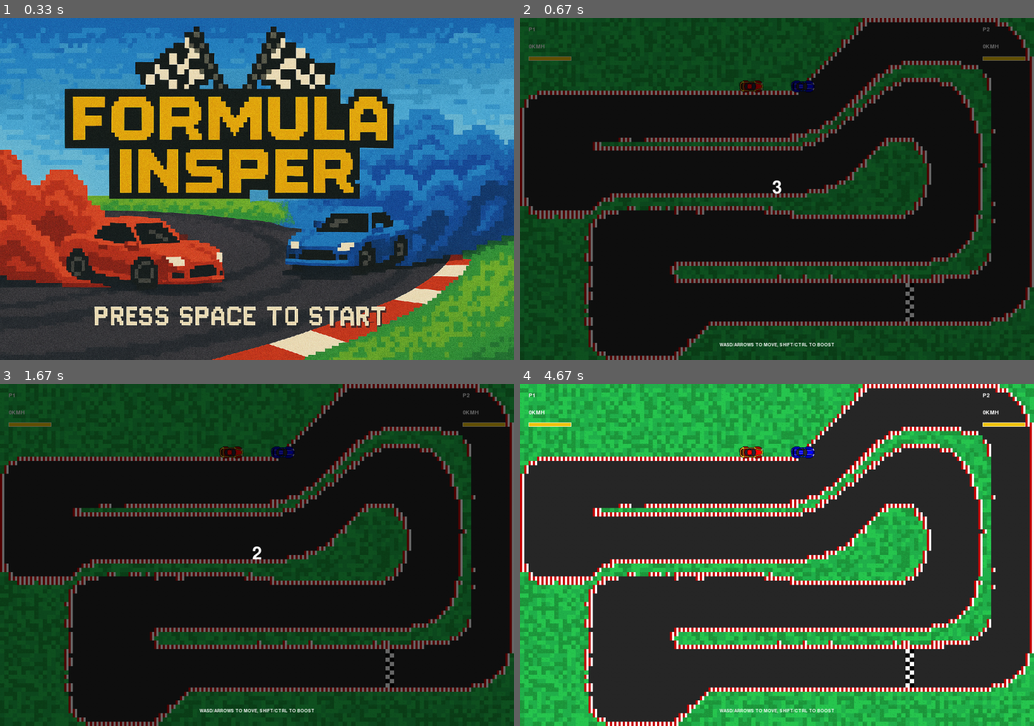
Above: before the commit, frames 1-4 (two rows, left to right).
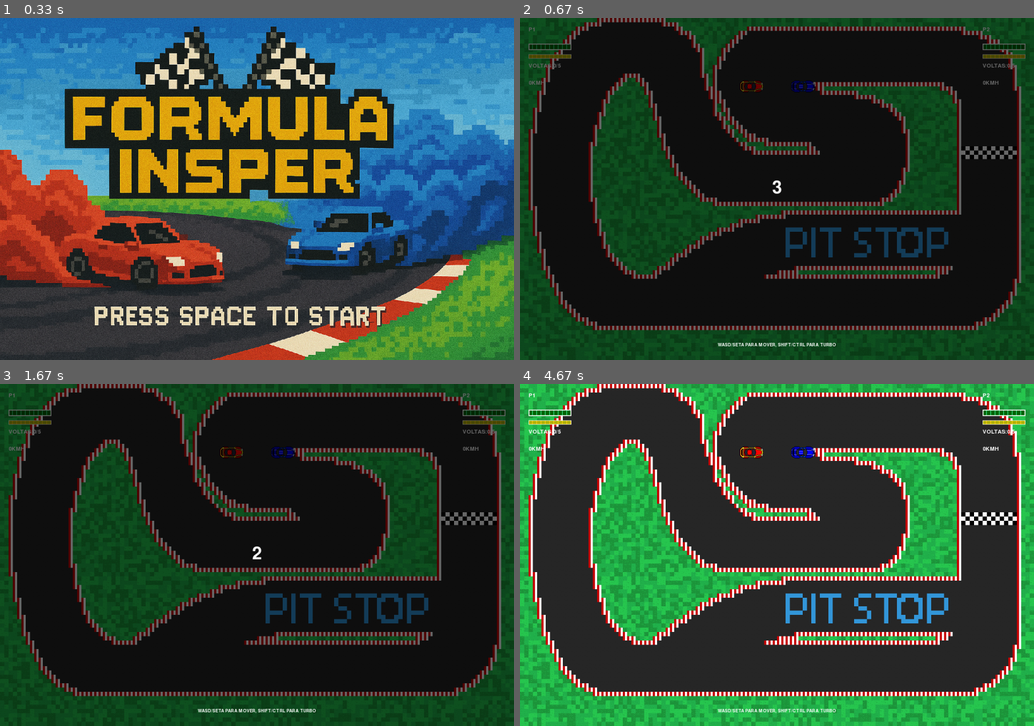
Above: after the commit, the same moments.

Repository: raphaelcp22/PYGAME
Game: pygame game, started from game.py
Two runs of this game, one before a commit and one after it. Both use one fixed random seed, a clock stepped at 60 frames per second and the inputs below.
Inputs:
- Up to frame 1 (0.33 s): no input
- Up to frame 2 (0.67 s): tap Space at 0.33 s
- Up to frame 3 (1.67 s): no input
- Up to frame 4 (4.67 s): no input

Frame 1 is identical in both runs. In frame 2, 49% of the frame differs, in the area x 0-100%, y 0-100%; in frame 3, 49%; in frame 4, 55%.

Commit message:
Correções, drift, melhorias e pista atualizada

Diff:
--- a/game.py
+++ b/game.py
@@ -3,15 +3,12 @@
 import math
 import random
 from pygame.math import Vector2
+import pygame.gfxdraw  # Partículas em pixel art
 
 # features faltando:
-# sistema de colisão mais realista
-# sistema de vida
 # pitstop com regeneração de vida
 # melhor drift
-# sistema de particulas e efeitos visuais
-# contagem de laps com detecção de linha de chegada
-# display de velocidade
+# contagem de voltas com detecção de linha de chegada
 # tiles de muro ou areia para evitar trapaça
 
 # inicia o pygame
@@ -20,8 +17,16 @@
 # inicia o sistema de som
 pygame.mixer.init()
 
+# Ajustes de tela e constantes
+SCREEN_WIDTH, SCREEN_HEIGHT = 1200, 800
+CELL_SIZE = 10
+COLS, ROWS = SCREEN_WIDTH // CELL_SIZE, SCREEN_HEIGHT // CELL_SIZE
+TRACK_CENTER = (SCREEN_WIDTH // 2, SCREEN_HEIGHT // 2)
+COUNTDOWN_TIME = 3
+REQUIRED_LAPS = 5
+ORIGINAL_MAX_SPEED = 8  # pit-stop: valor original da velocidade máxima
+
 # dimensões da tela
-SCREEN_WIDTH, SCREEN_HEIGHT = 1200, 800
 screen = pygame.display.set_mode((SCREEN_WIDTH, SCREEN_HEIGHT))
 pygame.display.set_caption("Pixel Racer Championship")
 clock = pygame.time.Clock()
@@ -38,9 +43,6 @@
     sound_available = False
     print("Arquivos de som não encontrados. Continuando sem som.")
 
-
-CELL_SIZE = 10
-COLS, ROWS = SCREEN_WIDTH // CELL_SIZE, SCREEN_HEIGHT // CELL_SIZE
 
 # cores
 GRASS_SHADES = [(34, 177, 76), (30, 150, 60), (40, 200, 80)]
@@ -91,7 +93,7 @@
 grass_map = [[0 for _ in range(COLS)] for _ in range(ROWS)]
 
 # carrega foto da pista
-track_mask = pygame.image.load("track_mask2.png").convert()
+track_mask = pygame.image.load("track_mask3.png").convert()
 track_mask = pygame.transform.scale(track_mask, (COLS, ROWS))
 
 for y in range(ROWS):
@@ -105,6 +107,8 @@
             tilemap[y][x] = 2
         elif color == (0, 0, 255):       # linha de chegada
             tilemap[y][x] = 4
+        elif color == (255, 255, 255):   # detecção de pit-stop
+            tilemap[y][x] = 5
         else:
             tilemap[y][x] = 0  # outros pixels são considerados grama
 
@@ -136,8 +140,50 @@
     font_tiny = pygame.font.Font(None, 30)
     font_huge = pygame.font.Font(None, 100)
 
-# centro da pista
-TRACK_CENTER = (SCREEN_WIDTH // 2, SCREEN_HEIGHT // 2)
+# Sistema de partículas
+class ParticleSystem:
+    def __init__(self):
+        self.particles = []
+    def add_particle(self, x, y, color, velocity=None, size=5, lifetime=60, gravity=0.1, fade=True):
+        if velocity is None:
+            angle = random.uniform(0, math.pi * 2)
+            speed = random.uniform(0.5, 2)
+            velocity = (math.cos(angle) * speed, math.sin(angle) * speed)
+        self.particles.append({
+            'x': x, 'y': y, 'color': color, 'vx': velocity[0], 'vy': velocity[1],
+            'size': size, 'max_size': size, 'lifetime': lifetime, 'max_lifetime': lifetime,
+            'gravity': gravity, 'fade': fade, 'growth': random.uniform(-0.1, 0.3)
+        })
+    def update(self):
+        for particle in self.particles[:]:
+            particle['x'] += particle['vx']
+            particle['y'] += particle['vy']
+            particle['vy'] += particle['gravity']
+            particle['size'] += particle['growth']
+            particle['lifetime'] -= 1
+            if particle['lifetime'] <= 0 or particle['size'] <= 0:
+                self.particles.remove(particle)
+    def draw(self, surface, camera=None):
+        for particle in self.particles:
+            alpha = 255
+            if particle['fade']:
+                alpha = int(255 * (particle['lifetime'] / particle['max_lifetime']))
+            size = max(1, particle['size'])
+            color = list(particle['color'])
+            if len(color) == 3:
+                color.append(alpha)
+            else:
+                color[3] = alpha
+            pos = (int(particle['x']), int(particle['y']))
+            if camera:
+                pos = (int(particle['x'] + camera.camera.x), int(particle['y'] + camera.camera.y))
+            if size > 2:
+                pygame.gfxdraw.filled_circle(surface, pos[0], pos[1], int(size), color)
+                pygame.gfxdraw.aacircle(surface, pos[0], pos[1], int(size), color)
+            else:
+                pygame.draw.circle(surface, color, pos, int(size))
+
+particle_system = ParticleSystem()
 
 class Car(pygame.sprite.Sprite):
     def __init__(self, x, y, color, controls, player_num):
@@ -145,31 +191,43 @@
         try:
             self.original_image = self.load_car_image(player_num)
         except pygame.error as e:
-            print(f"Error loading car image for player {player_num}: {e}")
+            print(f"Erro ao carregar imagem do carro para o jogador {player_num}: {e}")
             sys.exit(1)
         self.image = self.original_image
         self.rect = self.image.get_rect(center=(x, y))
-        self.mask = pygame.mask.from_surface(self.image)  # Pixel-perfect mask
         self.pos = Vector2(x, y)
         self.velocity = Vector2(0, 0)
-        self.angle = 0  # para direita
-        self.acceleration = 0.3
-        self.max_speed = 8
+        self.angle = 0
+        self.acceleration = 0.26
+        self.max_speed = ORIGINAL_MAX_SPEED
+        self.original_max_speed = ORIGINAL_MAX_SPEED  # pit-stop: para restaurar
         self.reverse_speed = self.max_speed * 0.5
         self.friction = 0.05
-        self.rotation_speed = 2.5
-        self.drift_factor = 0.95
+        self.rotation_speed = 5
+        self.drift_factor = 2
         self.traction = 1.0
         self.controls = controls
         self.player_num = player_num
         self.last_position = Vector2(x, y)
+        self.skid_marks = []
+        self.boost = 100
+        self.boosting = False
+        self.boost_power = 1.5
+        self.drifting = False
+        self.health = 100
+        self.invincible = 0
+        self.visible = True
+        self.flash_timer = 0
+        self.engine_sound_playing = False
+        self.collision_cooldown = 0
+        self.last_collision_time = 0
+        self.drift_angle = 0
+        self.speed_effect_timer = 0
         self.off_track = False
         self.off_track_timer = 0
-        self.engine_sound_playing = False  # controle do som do motor
-        self.last_collision_time = 0
-        self.collision_cooldown = 0  # Cooldown for collision
-        self.boost = 100  # medidor de turbo
-        self.boosting = False  # se está usando turbo
+        self.laps = 0
+        self.crossed_finish = False
+        self.in_pitstop = False  # pit-stop: flag para saber se está no pit
 
     def load_car_image(self, player_num):
         """Carrega imagem do carro baseado no número do jogador"""
@@ -183,18 +241,22 @@
 
     def update(self, cars):
         keys = pygame.key.get_pressed()
-
-        # Decrement collision cooldown if active
+        # Cooldowns
         if self.collision_cooldown > 0:
             self.collision_cooldown -= 1
-
-        # sistema de som
+        if self.invincible > 0:
+            self.flash_timer += 1
+            self.visible = self.flash_timer % 10 < 5
+            self.invincible -= 1
+        else:
+            self.visible = True
+
+        # Som do motor
         if sound_available:
-            # som do motor - volume varia com velocidade
             engine_volume = min(0.7, self.velocity.length() / self.max_speed)
             if engine_volume > 0.1:
                 if not self.engine_sound_playing:
-                    engine_sound.play(-1)  # loop no som
+                    engine_sound.play(-1)
                     self.engine_sound_playing = True
                 engine_sound.set_volume(engine_volume)
             else:
@@ -202,93 +264,201 @@
                     engine_sound.stop()
                     self.engine_sound_playing = False
 
-            # som do turbo
-            self.boosting = False
-            if keys[self.controls['boost']] and self.boost > 0 and self.velocity.length() > 0:
-                self.boosting = True
-                if random.random() < 0.1:  # toca só as vezes pra não encher
-                    boost_sound.play()
-
-        # controles
+        # Controles
         if keys[self.controls['accelerate']]:
             self.velocity += Vector2(math.cos(math.radians(self.angle)),
-                                   math.sin(math.radians(self.angle))) * self.acceleration
-
+                                    math.sin(math.radians(self.angle))) * self.acceleration
         if keys[self.controls['brake']]:
             self.velocity -= Vector2(math.cos(math.radians(self.angle)),
-                                   math.sin(math.radians(self.angle))) * (self.acceleration * 0.8)
-
-        # turbo
-        if keys[self.controls['boost']] and self.boost > 0:
-            boost_amount = self.acceleration * 1.5
+                                    math.sin(math.radians(self.angle))) * (self.acceleration * 0.8)
+
+        # Turbo
+        self.boosting = False
+        if keys[self.controls['boost']] and self.boost > 0 and self.velocity.length() > 0:
+            boost_amount = self.acceleration * self.boost_power
             self.velocity += Vector2(math.cos(math.radians(self.angle)),
-                                   math.sin(math.radians(self.angle))) * boost_amount
-            self.boost -= 1.5  # gasta turbo
+                                    math.sin(math.radians(self.angle))) * boost_amount
+            self.boost -= 1.5
             self.boosting = True
-        elif not self.boosting and self.boost < 100:
-            self.boost += 0.2  # recarrega turbo
-
-        # direção
+            if sound_available and random.random() < 0.1:
+                boost_sound.play()
+            if random.random() < 0.2:
+                particle_system.add_particle(
+                    self.pos.x + math.cos(math.radians(self.angle + 180)) * 30,
+                    self.pos.y + math.sin(math.radians(self.angle + 180)) * 30,
+                    (255, 200, 100),
+                    (0, -0.5),
+                    10, 35, 0.05, False
+                )
+        if not self.boosting and self.boost < 100:
+            self.boost += 0.2
+
+        # Direção & drift
         turning = 0
         if keys[self.controls['left']]:
             turning += self.rotation_speed * (1 - (0.7 * (self.velocity.length() / self.max_speed)))
         if keys[self.controls['right']]:
             turning -= self.rotation_speed * (1 - (0.7 * (self.velocity.length() / self.max_speed)))
-
         if self.velocity.length() > 0.5:
             self.angle += turning * (self.velocity.length() / self.max_speed)
 
-        # fricção
+        # Lógica de drift
+        self.drifting = False
+        if self.velocity.length() > self.max_speed * 0.6 and abs(turning) > 0.5:
+            self.drifting = True
+            self.traction = 0.8
+            self.drift_angle = turning * 0.5
+            if random.random() < 0.3 and self.velocity.length() > 2:
+                self.skid_marks.append({
+                    'pos': Vector2(self.pos.x, self.pos.y),
+                    'angle': self.angle,
+                    'life': 100
+                })
+                particle_system.add_particle(
+                    self.pos.x + math.cos(math.radians(self.angle + 90)) * 20,
+                    self.pos.y + math.sin(math.radians(self.angle + 90)) * 20,
+                    (80, 80, 80),
+                    None, 4, 45, 0, True
+                )
+        else:
+            self.traction = 1.0
+            self.drift_angle *= 0.9
+        if self.drifting:
+            self.angle += self.drift_angle
+
+        # Atrito
         self.velocity *= (1 - self.friction * self.traction)
-
-        # vel. máxima
+        # Limite de velocidade
         if self.velocity.length() > self.max_speed * (1.5 if self.boosting else 1.0):
             self.velocity.scale_to_length(self.max_speed * (1.5 if self.boosting else 1.0))
 
-        # calcula nova posição
+        # Nova posição
         new_pos = self.pos + self.velocity
-
-        # sistema de colisão/detecção de pista
         cell_x = int(new_pos.x / CELL_SIZE)
         cell_y = int(new_pos.y / CELL_SIZE)
-
-        if (0 <= cell_x < COLS and 0 <= cell_y < ROWS and
-            tilemap[cell_y][cell_x] in (0, 3)):  # fora da pista
+        tile = tilemap[cell_y][cell_x] if 0 <= cell_x < COLS and 0 <= cell_y < ROWS else 0
+
+        # --- aplica efeitos do pit-stop ---
+        if tile == 5:
+            self.health = 100  # cura total
+            self.max_speed = self.original_max_speed * 0.5  # reduz velocidade máxima
+            self.in_pitstop = True
+        elif self.in_pitstop and tile != 5:
+            self.max_speed = self.original_max_speed  # restaura velocidade máxima
+            self.in_pitstop = False
+
+        # Lógica fora da pista (dano se ficar muito tempo fora)
+        if tile in (0, 3):
             self.off_track = True
             self.off_track_timer += 1
-            self.velocity *= 0.95  # mais devagar na grama
+            self.velocity *= 0.95
+            if self.off_track_timer > 60 and self.collision_cooldown == 0:
+                self.health = max(0, self.health - 1)
+                self.collision_cooldown = 10
+                if sound_available and random.random() < 0.1:
+                    crash_sound.play()
         else:
             self.off_track = False
             self.off_track_timer = 0
 
         self.pos = new_pos
 
-        # Atualiza sprite e máscara para colisão pixel-perfect
+        # Física de colisão entre carros
+        current_time = pygame.time.get_ticks()
+        for car in cars:
+            if (car != self and pygame.sprite.collide_mask(self, car)
+                and current_time - self.last_collision_time > 500):
+                self.last_collision_time = current_time
+                collision_angle = math.atan2(car.pos.y - self.pos.y, car.pos.x - self.pos.x)
+                relative_velocity = self.velocity - car.velocity
+                force = relative_velocity.length() * 0.7
+                if force > 2:
+                    damage = force * 2
+                    if self.collision_cooldown == 0:
+                        self.health = max(0, self.health - damage)
+                        self.invincible = 15
+                        self.collision_cooldown = 30
+                    if car.collision_cooldown == 0:
+                        car.health = max(0, car.health - damage)
+                        car.invincible = 15
+                        car.collision_cooldown = 30
+                    if sound_available:
+                        crash_sound.play()
+                impulse = Vector2(math.cos(collision_angle), math.sin(collision_angle)) * force
+                self.velocity -= impulse * 0.7
+                car.velocity += impulse * 0.7
+                for _ in range(int(force * 8)):
+                    particle_system.add_particle(
+                        (self.pos.x + car.pos.x) / 2,
+                        (self.pos.y + car.pos.y) / 2,
+                        (200, 200, 200),
+                        (random.uniform(-force, force), random.uniform(-force, force)),
+                        5, 35, 0.1, True
+                    )
+
+        # Efeito de linhas de velocidade
+        if self.velocity.length() > self.max_speed * 0.8:
+            self.speed_effect_timer += 1
+            if self.speed_effect_timer % 3 == 0:
+                for _ in range(2):
+                    offset = random.uniform(-20, 20)
+                    particle_system.add_particle(
+                        self.pos.x + math.cos(math.radians(self.angle + 180 + offset)) * 40,
+                        self.pos.y + math.sin(math.radians(self.angle + 180 + offset)) * 40,
+                        (255, 255, 255, 150),
+                        (random.uniform(-1, 1), random.uniform(-1, 1)),
+                        3, 25, 0, True
+                    )
+
+        # Detecção de volta (linha de chegada)
+        finish_line = pygame.Rect(
+            TRACK_CENTER[0] - 12,
+            120 - 140,
+            25,
+            280
+        )
+        front_pos = self.pos + Vector2(math.cos(math.radians(self.angle)), math.sin(math.radians(self.angle))) * 25
+        car_front = pygame.Rect(front_pos.x - 8, front_pos.y - 8, 16, 16)
+        if car_front.colliderect(finish_line):
+            if math.sin(math.radians(self.angle)) < -0.7:
+                if not self.crossed_finish:
+                    self.crossed_finish = True
+                    self.laps += 1
+                    self.boost = min(100, self.boost + 30)
+                    for _ in range(20):
+                        particle_system.add_particle(
+                            self.pos.x,
+                            self.pos.y,
+                            self.original_image.get_at((15, 15))[:3],
+                            (random.uniform(-3, 3), random.uniform(-3, 3)),
+                            8, 50, 0, True
+                        )
+            else:
+                self.crossed_finish = False
+        else:
+            self.crossed_finish = False
+
+        # Atualiza sprite
         self.image = pygame.transform.rotate(self.original_image, -self.angle)
         self.rect = self.image.get_rect(center=(self.pos.x, self.pos.y))
-        self.mask = pygame.mask.from_surface(self.image)
-
-        # Colisão entre carros (pixel-perfect, com cooldown)
-        current_time = pygame.time.get_ticks()
-        for other in cars:
-            if other is not self and pygame.sprite.collide_mask(self, other):
-                if current_time - self.last_collision_time > 500:
-                    collision_angle = math.atan2(other.pos.y - self.pos.y,
-                                                other.pos.x - self.pos.x)
-                    relative_velocity = self.velocity - other.velocity
-                    force = relative_velocity.length() * 0.7
-                    if force > 2 and sound_available:
-                        crash_sound.play()
-                    impulse = Vector2(math.cos(collision_angle), math.sin(collision_angle)) * force
-                    self.velocity -= impulse * 0.7
-                    other.velocity += impulse * 0.7
-                    self.last_collision_time = current_time
-                    self.collision_cooldown = 30
+
+    def draw_skid_marks(self, surface):
+        for skid in self.skid_marks[:]:
+            skid['life'] -= 1
+            if skid['life'] <= 0:
+                self.skid_marks.remove(skid)
+            else:
+                alpha = int(255 * (skid['life'] / 100))
+                skid_surface = pygame.Surface((25, 10), pygame.SRCALPHA)
+                pygame.draw.rect(skid_surface, (80, 80, 80, alpha), (0, 0, 25, 10))
+                rotated_skid = pygame.transform.rotate(skid_surface, -skid['angle'])
+                surface.blit(rotated_skid, rotated_skid.get_rect(center=skid['pos']))
 
     def draw(self, surface):
-        rotated_image = pygame.transform.rotate(self.original_image, -self.angle)
-        rect = rotated_image.get_rect(center=(self.pos.x, self.pos.y))
-        surface.blit(rotated_image, rect)
+        if self.visible:
+            rotated_image = pygame.transform.rotate(self.original_image, -self.angle)
+            rect = rotated_image.get_rect(center=(self.pos.x, self.pos.y))
+            surface.blit(rotated_image, rect)
 
 def draw_track(surface):
     for y in range(ROWS):
@@ -308,23 +478,36 @@
                 else:
                     checker_tile.fill(BLACK)
                 surface.blit(checker_tile, (x*CELL_SIZE, y*CELL_SIZE))
+            elif tile == 5:
+                # renderização do pit-stop
+                pygame.draw.rect(surface, BLUE, (x*CELL_SIZE, y*CELL_SIZE, CELL_SIZE, CELL_SIZE))
 
 def draw_hud(surface, cars):
     for i, car in enumerate(cars):
         player_text = font_small.render(f"P{car.player_num}", True, WHITE)
         pos_x = 20 if i == 0 else SCREEN_WIDTH - 120
         surface.blit(player_text, (pos_x, 20))
-
-        # indicador de velocidade
+        # Barra de vida (estilo pixel)
+        health_width = int(100 * (car.health / 100))
+        pygame.draw.rect(surface, (40, 40, 40), (pos_x, 60, 100, 15))
+        pygame.draw.rect(surface, GREEN, (pos_x, 60, health_width, 15))
+        for seg in range(0, health_width, 10):
+            pygame.draw.rect(surface, (0, 100, 0), (pos_x + seg, 60, 8, 15))
+        pygame.draw.rect(surface, WHITE, (pos_x, 60, 100, 15), 2)
+        # Barra de turbo (estilo pixel)
+        boost_width = int(100 * (car.boost / 100))
+        pygame.draw.rect(surface, (20, 20, 20), (pos_x, 85, 100, 10))
+        pygame.draw.rect(surface, YELLOW, (pos_x, 85, boost_width, 10))
+        for seg in range(0, boost_width, 10):
+            pygame.draw.rect(surface, (180, 180, 0), (pos_x + seg, 85, 8, 10))
+        pygame.draw.rect(surface, WHITE, (pos_x, 85, 100, 10), 1)
+        # Contador de voltas
+        lap_text = font_small.render(f"VOLTAS:{min(car.laps, REQUIRED_LAPS)}/{REQUIRED_LAPS}", True, WHITE)
+        surface.blit(lap_text, (pos_x, 105))
+        # Indicador de velocidade
         speed = int(car.velocity.length() * 20)
         speed_text = font_small.render(f"{speed}KMH", True, WHITE)
-        surface.blit(speed_text, (pos_x, 60))
-
-        # medidor de turbo
-        boost_width = int(100 * (car.boost / 100))
-        pygame.draw.rect(surface, (20, 20, 20), (pos_x, 90, 100, 10))
-        pygame.draw.rect(surface, YELLOW, (pos_x, 90, boost_width, 10))
-        pygame.draw.rect(surface, WHITE, (pos_x, 90, 100, 10), 1)
+        surface.blit(speed_text, (pos_x, 145))
 
 def draw_intro(surface):
     # tela de introdução
@@ -343,11 +526,13 @@
         surface.blit(count_text, (SCREEN_WIDTH//2 - count_text.get_width()//2,
                                  SCREEN_HEIGHT//2 - count_text.get_height()//2))
     else:
-        go_text = font_huge.render("GO!", True, GREEN)
+        go_text = font_huge.render("VAI!", True, GREEN)
         surface.blit(go_text, (SCREEN_WIDTH//2 - go_text.get_width()//2,
                               SCREEN_HEIGHT//2 - go_text.get_height()//2))
 
 def main():
+    global particle_system
+    particle_system = ParticleSystem()
     # toca música de fundo se disponível
     if sound_available:
         pygame.mixer.music.play(-1)  # loop na música
@@ -416,6 +601,7 @@
             for car in cars:
                 car.update(cars)
 
+        particle_system.update()
         # desenha tudo
         screen.fill(BLACK)
 
@@ -450,8 +636,13 @@
                 draw_countdown(screen, countdown)
 
             # instruções de controle
-            controls_text = font_tiny.render("WASD/ARROWS TO MOVE, SHIFT/CTRL TO BOOST", True, WHITE)
+            controls_text = font_tiny.render("WASD/SETA PARA MOVER, SHIFT/CTRL PARA TURBO", True, WHITE)
             screen.blit(controls_text, (SCREEN_WIDTH//2 - controls_text.get_width()//2, SCREEN_HEIGHT - 40))
+
+        if game_state not in ["intro"]:
+            for car in cars:
+                car.draw_skid_marks(screen)
+            particle_system.draw(screen)
 
         pygame.display.flip()
         clock.tick(60)
